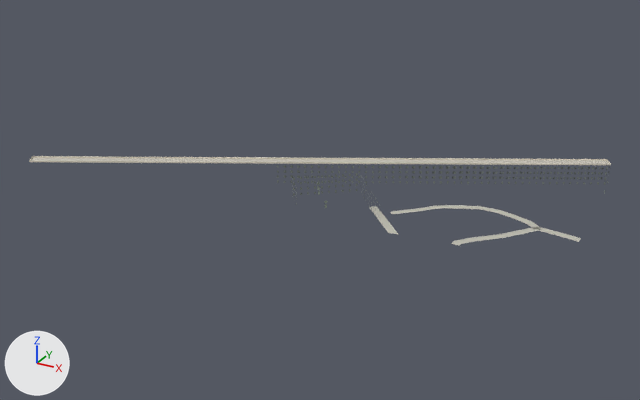
A saved change to the glTF model assets/malta/cottonera/senglea_55_27_near.glb.
One viewpoint serves both versions: a camera (50 mm lens) standing at (-274.0, -683.0, 239.0) and looking at (-506.0, -260.0, 28.0). Arrows for +X, +Y and +Z are at lower left; the lights stay in place. The picture after the commit comes second. Vertices at exactly the same position are counted once.

Objects in the first picture: 'geometry_0'.
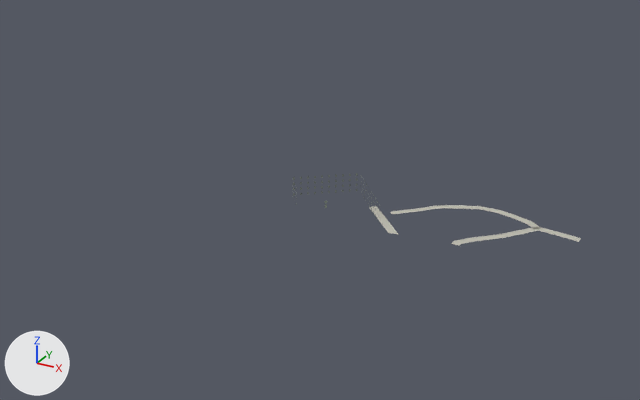
Changed parts and their boxes [x1, y1, x2, y2] in the pictures (640 x 400 px):
'geometry_0', reshaped (50% narrower, 19% shorter)
    before: [29, 156, 611, 246]
    after: [293, 173, 581, 246]
part 1 of me_geometry_0, deleted
    before: [29, 156, 611, 195]

The change, as a list of edits to the scene's bpy script:
```text
Change me_geometry_0:
    used by ob_geometry_0; location = (0.0, 0.0, 0.0)
    remove me_geometry_0.from_pydata(...)  # 2283 vertices, 1324 faces; spans x -662.0..-353.0, y -338.0..-172.0, z 30.0..50.0
    add me_geometry_0.from_pydata(...)  # 651 vertices, 458 faces; spans x -509.0..-353.0, y -301.0..-248.0, z 30.0..50.0
    me_geometry_0 part 1: 402 loose pieces with 1632 vertices, spanning x -662.0..-358.0, y -338.0..-172.0, z 30.0..50.0, are deleted
    other edits to the shape of me_geometry_0 do not show in these pictures
```
